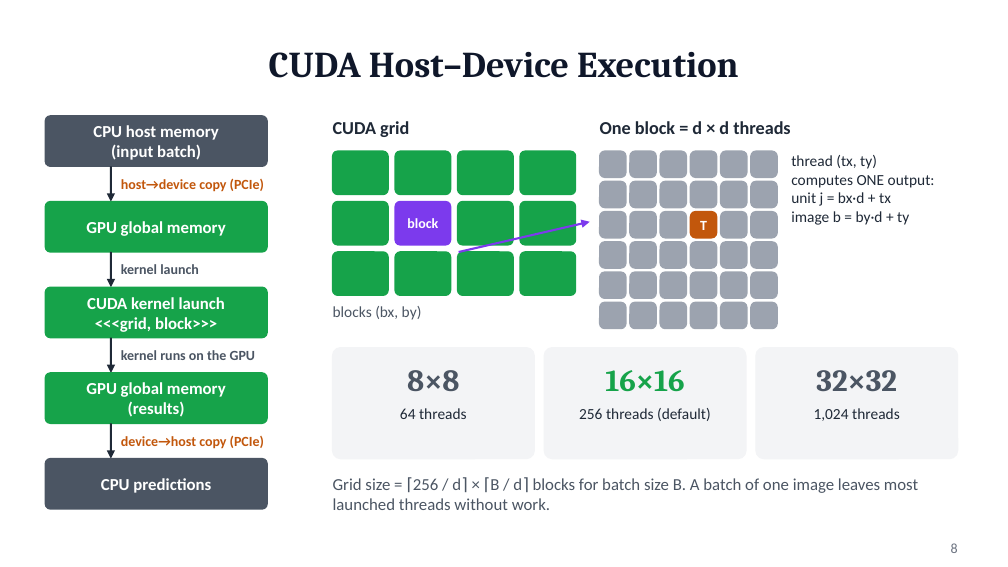
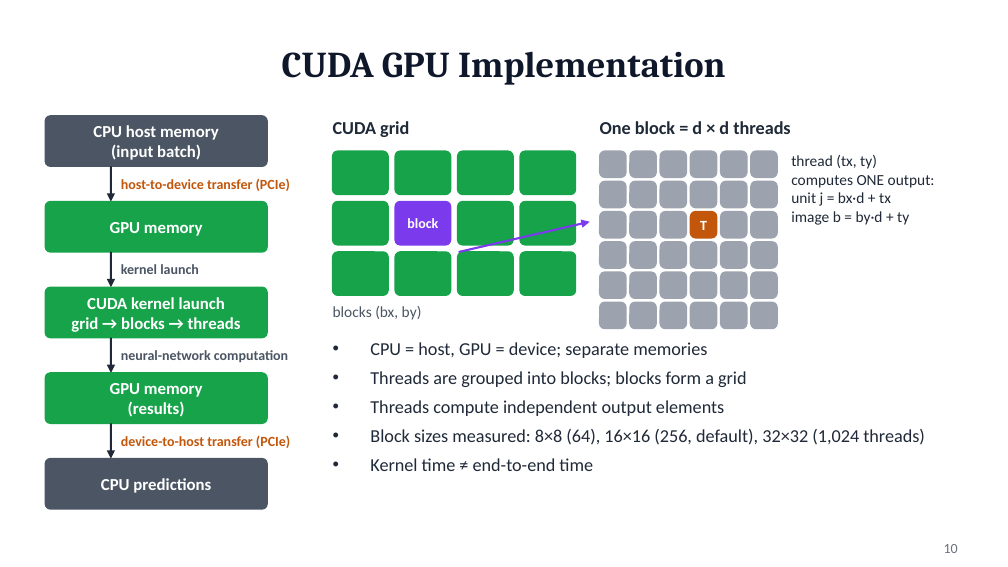
Before and after one commit to SUNNIHITHreddy-INDURU/cs259-hybrid-cpu-gpu-deep-learning, a slide deck: slide 10 of presentation/CS259_Hybrid_CPU_GPU_Induru.pptx (slide 8 before the commit). Drawn at 1008x567 pixels with LibreOffice and Linux fonts; fonts in the diff are those of the drawing. Boxes give left, top, right and bottom in pixels: in the first picture for what was removed or moved away, otherwise in the second. Text is boxed around its words. In the diff, an @@ line names an element or a change of style, - is before the commit and + after.

```diff
--- a/presentation/CS259_Hybrid_CPU_GPU_Induru.pptx
+++ b/presentation/CS259_Hybrid_CPU_GPU_Induru.pptx
@@ title at [282,51,726,85]: text changed @@
-CUDA Host–Device Execution
+CUDA GPU Implementation
@@ text at [121,178,290,191]: text changed @@
-host→device copy (PCIe)
+host-to-device transfer (PCIe)
@@ text at [110,222,203,236]: text changed @@
-GPU global memory
+GPU memory
@@ text at [71,317,241,332]: text changed @@
-<<<grid, block>>>
+grid → blocks → threads
@@ text at [121,350,288,362]: text changed @@
-kernel runs on the GPU
+neural-network computation
@@ rounded rectangle removed at [333,348,534,459] @@
@@ text added at [370,342,925,471], 13 pt, text #1F2937 @@
+• CPU = host, GPU = device; separate memories
+• Threads are grouped into blocks; blocks form a grid
+• Threads compute independent output elements
+• Block sizes measured: 8×8 (64), 16×16 (256, default), 32×32 (1,024 threads)
+• Kernel time ≠ end-to-end time
@@ rounded rectangle removed at [544,348,746,459] @@
@@ rounded rectangle removed at [756,348,958,459] @@
@@ text at [110,383,203,397]: text changed @@
-GPU global memory
+GPU memory
@@ text removed at [407,370,459,391] @@
-8×8
@@ text removed at [605,370,684,392] @@
-16×16
@@ text removed at [816,370,897,391] @@
-32×32
@@ text removed at [400,408,467,419] @@
-64 threads
@@ text removed at [579,408,711,421] @@
-256 threads (default)
@@ text removed at [814,408,900,421] @@
-1,024 threads
@@ text at [121,435,290,448]: text changed @@
-device→host copy (PCIe)
+device-to-host transfer (PCIe)
@@ text removed at [333,478,918,510] @@
-Grid size = ⌈256 / d⌉ × ⌈B / d⌉ blocks for batch size B. A batch of one image leaves most launched threads without work.
@@ page number at [944,544,958,553]: text changed @@
-8
+10
```
Also in this commit, not shown: 11 other slides changed, 5 slides added, 15 slides removed, 7 other files.
